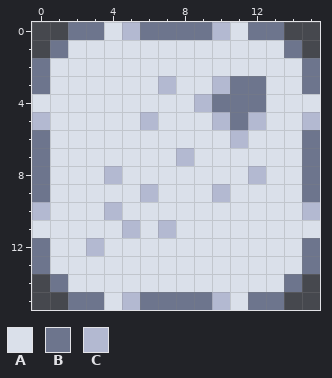
Pixel-art file -- images/forms/missile.aseprite. This is how it looked before the edit.
16x16 pixels, 1 frame.
Visible layers, top first: "Layer 1", "outline", "backest-ground".
Palette (. is transparent): A #dae0ea  B #6d758d  C #b3b9d1
Pixels before, first column x 0:
 0 ..BBACBBBBCABB..
 1 .BAAAAAAAAAAAAB.
 2 BAAAAAAAAAAAAAAB
 3 BAAAAAACAACBBAAB
 4 AAAAAAAAACBBBAAA
 5 CAAAAACAAACBCAAC
 6 BAAAAAAAAAACAAAB
 7 BAAAAAAACAAAAAAB
 8 BAAACAAAAAAACAAB
 9 BAAAAACAAACAAAAB
10 CAAACAAAAAAAAAAC
11 AAAAACACAAAAAAAA
12 BAACAAAAAAAAAAAB
13 BAAAAAAAAAAAAAAB
14 .BAAAAAAAAAAAAB.
15 ..BBACBBBBCABB..
After the commit:
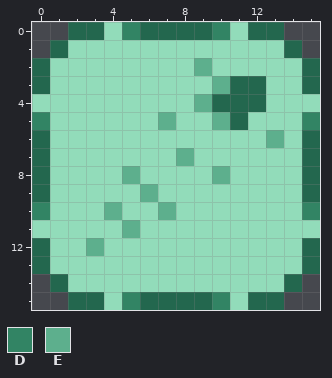
Colours new in this view: D #328464  E #5daf8d
Diff:
colour A: #dae0ea -> #92dcba
colour B: #6d758d -> #23674e
Layers "Layer 1", "outline":
y 0: x 5 C -> D; x 10 C -> D
y 2: x 9 A -> E
y 3: x 7 C -> A; x 10 C -> E
y 4: x 9 C -> E
y 5: x 0 C -> D; x 6..7 CA -> AE; x 10 C -> E; x 12 C -> A; x 15 C -> D
y 6: x 11 C -> A; x 13 A -> E
y 7: x 8 C -> E
y 8: x 4..5 CA -> AE; x 10 A -> E; x 12 C -> A
y 9: x 6 C -> E; x 10 C -> A
y 10: x 0 C -> D; x 4 C -> E; x 7 A -> E; x 15 C -> D
y 11: x 5 C -> E; x 7 C -> A
y 12: x 3 C -> E
y 15: x 5 C -> D; x 10 C -> D
Changed places in both pictures, as pixel boxes (x1, y1, x2, y2):
changed: (32, 22, 320, 310)
